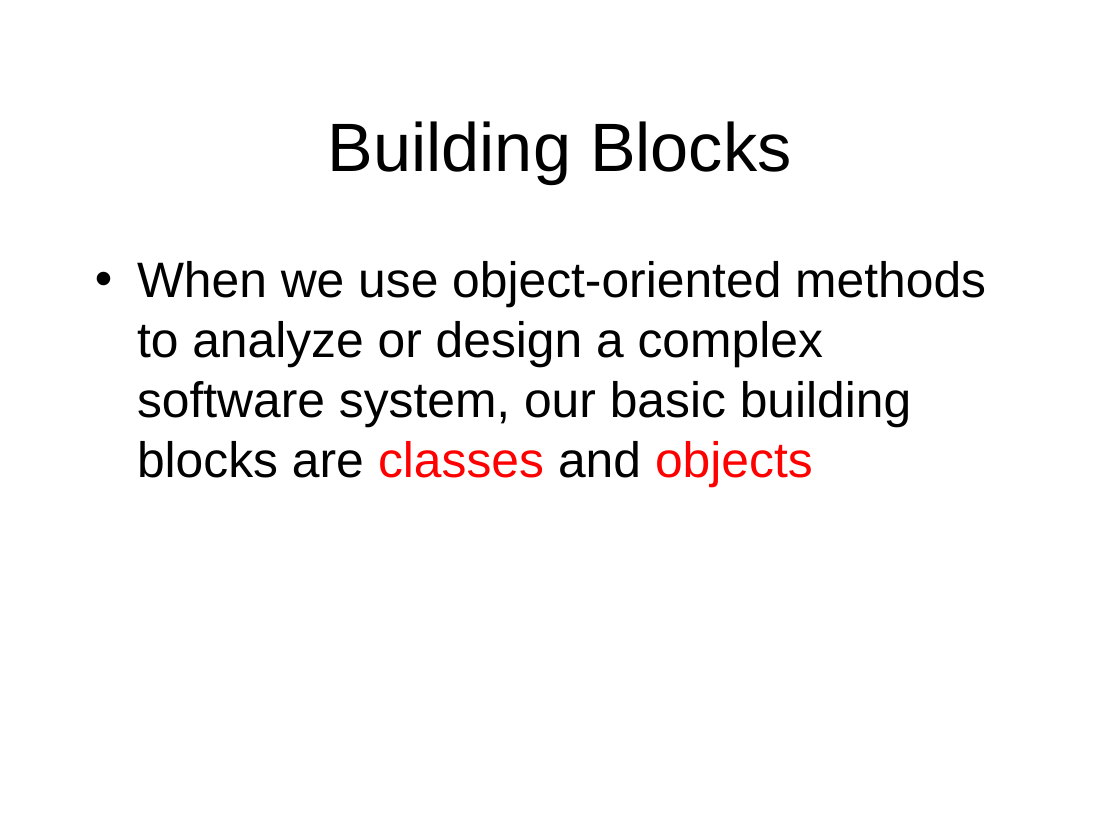
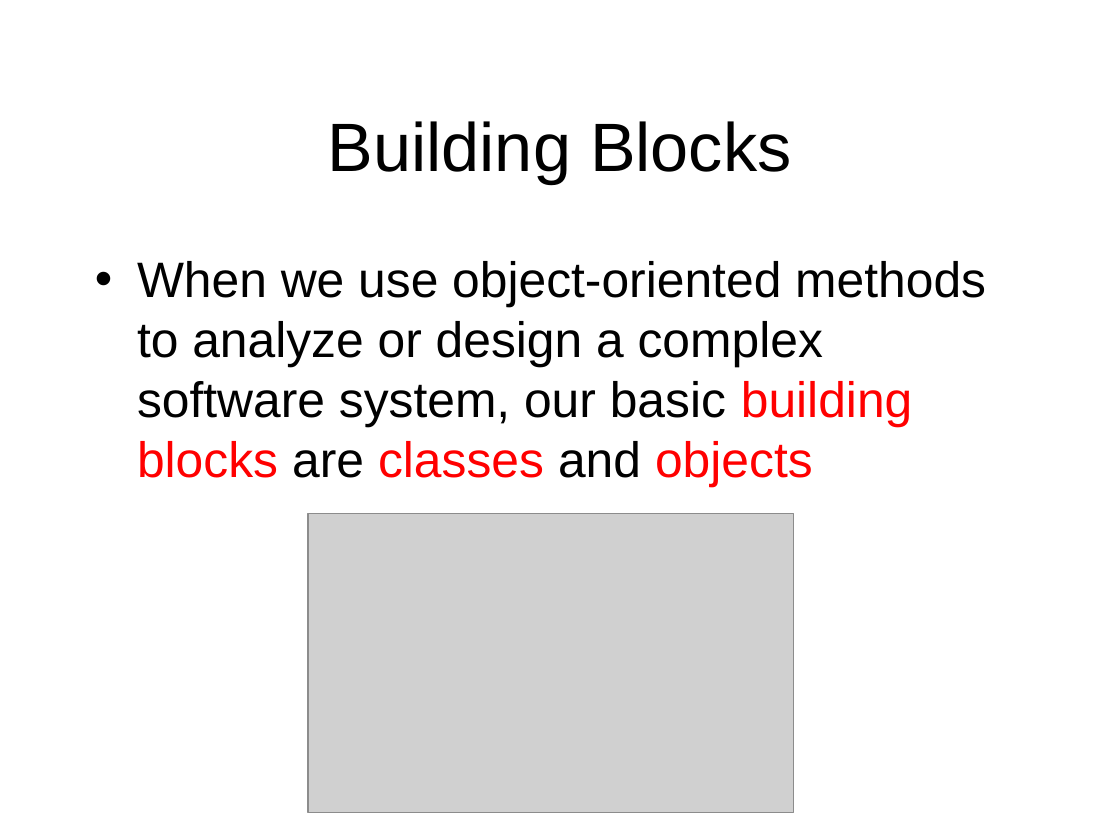
Before and after one commit to octaviordz/zjnu2017.github.io, a slide deck: slide 10 of OOAD/lectures/040--Classes.and.Objects.ppt. Drawn at 1120x840 pixels with LibreOffice and Linux fonts; fonts in the diff are those of the drawing; grey boxes stand for pictures. Boxes give left, top, right and bottom in pixels: in the first picture for what was removed or moved away, otherwise in the second. Text is boxed around its words. In the diff, an @@ line names an element or a change of style, - is before the commit and + after.

```diff
--- a/OOAD/lectures/040--Classes.and.Objects.ppt
+++ b/OOAD/lectures/040--Classes.and.Objects.ppt
@@ text "When we use object-oriented methods ..." at [137, 261, 986, 487]: text colour #000000 to #FF0000 in "building blocks" @@
@@ picture added at [308, 513, 793, 812] @@
```
Also in this commit, not shown: 10 other slides changed, 27 slides added, 1 other file.
